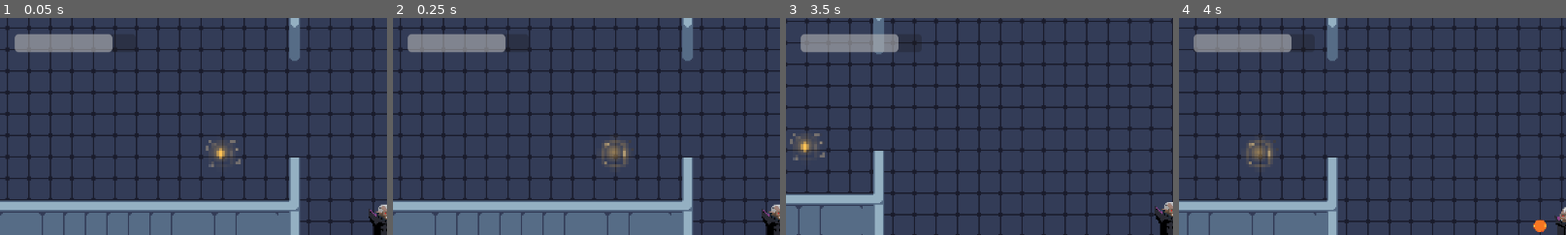
Above: before the commit, frames 1-4 (left to right).
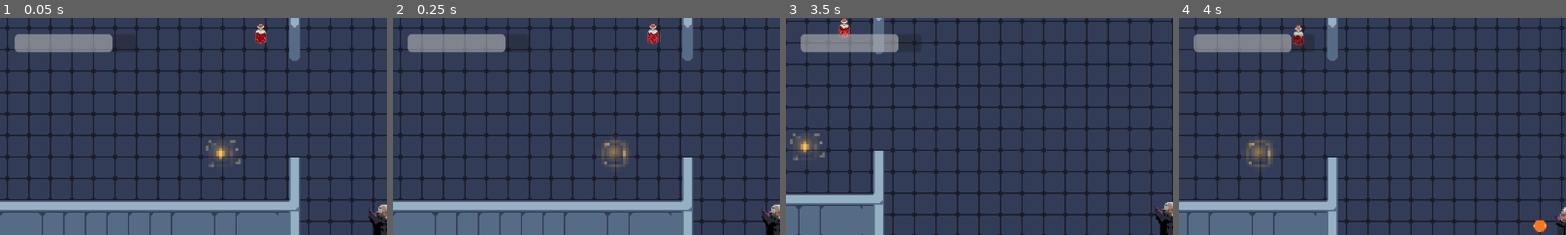
Above: after the commit, the same moments.

Repository: brianxiaodev/bloodmoon
Game: Godot game, scene res://scenes/blood_moon.tscn
Two runs of this game, one before a commit and one after it. Both use one fixed random seed, a clock stepped at 60 frames per second and the inputs below.
Inputs:
- Up to frame 1 (0.05 s): no input
- Up to frame 2 (0.25 s): no input
- Up to frame 3 (3.5 s): hold Right (ui_right) 0.53-1.28 s; hold Shift (dash) 0.53-1.28 s; hold Down (ui_down) 1.28-2.03 s; tap Space (shoot) at 1.35 s; hold Right (ui_right) 2.03-2.78 s; hold Z (stealth) 2.03-2.78 s; hold Up (ui_up) from 2.78 s (still down); tap Shift (dash) at 2.85 s
- Up to frame 4 (4 s): release Up (ui_up) at 3.53 s; hold Left (ui_left) from 3.53 s (still down); hold Space (shoot) from 3.53 s (still down)
The pictures show only the part of the screen within x 0-50%, y 0-50%; the shares and areas given below are measured in that part.

The runs differ from the first frame. In frame 1, 0.2% of the frame differs, in the area x 65-69%, y 2-13%; in frame 2, 0.2%, in the area x 65-70%, y 2-13%; in frame 3, 0.2%; in frame 4, 0.2%.

Commit message:
add health potion

Diff:
--- a/scenes/blood_moon.tscn
+++ b/scenes/blood_moon.tscn
@@ -11,6 +11,7 @@
 [ext_resource type="PackedScene" uid="uid://q5jk6nid3ipf" path="res://scenes/health.tscn" id="9_punxx"]
 [ext_resource type="PackedScene" uid="uid://dfyumq44xaxsu" path="res://scenes/ui.tscn" id="10_xv8qn"]
 [ext_resource type="Script" uid="uid://cddyqtwwyroqx" path="res://scripts/ui.gd" id="11_h4ocb"]
+[ext_resource type="PackedScene" uid="uid://cgrps2fgm3jxq" path="res://scenes/healthpotion.tscn" id="12_87vbj"]
 
 [node name="Blood Moon" type="Node2D"]
 script = ExtResource("1_3kn01")
@@ -42,3 +43,6 @@
 
 [node name="UI" parent="." instance=ExtResource("10_xv8qn")]
 script = ExtResource("11_h4ocb")
+
+[node name="Healthpotion" parent="." instance=ExtResource("12_87vbj")]
+position = Vector2(-97, -131)
--- /dev/null
+++ b/scenes/healthpotion.tscn
@@ -0,0 +1,173 @@
+[gd_scene load_steps=25 format=3 uid="uid://cgrps2fgm3jxq"]
+
+[ext_resource type="Texture2D" uid="uid://dusu18ev17riu" path="res://assets/health-potion/RedPotion(01).png" id="1_efwb6"]
+[ext_resource type="Script" uid="uid://ou6wig8galdj" path="res://scripts/healthpotion.gd" id="1_tlngx"]
+
+[sub_resource type="AtlasTexture" id="AtlasTexture_tlngx"]
+atlas = ExtResource("1_efwb6")
+region = Rect2(0, 0, 20, 35)
+
+[sub_resource type="AtlasTexture" id="AtlasTexture_hpeee"]
+atlas = ExtResource("1_efwb6")
+region = Rect2(20, 0, 20, 35)
+
+[sub_resource type="AtlasTexture" id="AtlasTexture_uwcns"]
+atlas = ExtResource("1_efwb6")
+region = Rect2(40, 0, 20, 35)
+
+[sub_resource type="AtlasTexture" id="AtlasTexture_50l1e"]
+atlas = ExtResource("1_efwb6")
+region = Rect2(60, 0, 20, 35)
+
+[sub_resource type="AtlasTexture" id="AtlasTexture_62h5i"]
+atlas = ExtResource("1_efwb6")
+region = Rect2(80, 0, 20, 35)
+
+[sub_resource type="AtlasTexture" id="AtlasTexture_a5tif"]
+atlas = ExtResource("1_efwb6")
+region = Rect2(0, 35, 20, 35)
+
+[sub_resource type="AtlasTexture" id="AtlasTexture_4xckj"]
+atlas = ExtResource("1_efwb6")
+region = Rect2(20, 35, 20, 35)
+
+[sub_resource type="AtlasTexture" id="AtlasTexture_hott8"]
+atlas = ExtResource("1_efwb6")
+region = Rect2(40, 35, 20, 35)
+
+[sub_resource type="AtlasTexture" id="AtlasTexture_od7cg"]
+atlas = ExtResource("1_efwb6")
+region = Rect2(60, 35, 20, 35)
+
+[sub_resource type="AtlasTexture" id="AtlasTexture_07jkq"]
+atlas = ExtResource("1_efwb6")
+region = Rect2(80, 35, 20, 35)
+
+[sub_resource type="AtlasTexture" id="AtlasTexture_f5s32"]
+atlas = ExtResource("1_efwb6")
+region = Rect2(0, 70, 20, 35)
+
+[sub_resource type="AtlasTexture" id="AtlasTexture_32v78"]
+atlas = ExtResource("1_efwb6")
+region = Rect2(20, 70, 20, 35)
+
+[sub_resource type="AtlasTexture" id="AtlasTexture_mdkx6"]
+atlas = ExtResource("1_efwb6")
+region = Rect2(40, 70, 20, 35)
+
+[sub_resource type="AtlasTexture" id="AtlasTexture_qgn0i"]
+atlas = ExtResource("1_efwb6")
+region = Rect2(60, 70, 20, 35)
+
+[sub_resource type="AtlasTexture" id="AtlasTexture_xvst0"]
+atlas = ExtResource("1_efwb6")
+region = Rect2(80, 70, 20, 35)
+
+[sub_resource type="AtlasTexture" id="AtlasTexture_bnq86"]
+atlas = ExtResource("1_efwb6")
+region = Rect2(0, 105, 20, 35)
+
+[sub_resource type="AtlasTexture" id="AtlasTexture_5mik1"]
+atlas = ExtResource("1_efwb6")
+region = Rect2(20, 105, 20, 35)
+
+[sub_resource type="AtlasTexture" id="AtlasTexture_6tb10"]
+atlas = ExtResource("1_efwb6")
+region = Rect2(40, 105, 20, 35)
+
+[sub_resource type="AtlasTexture" id="AtlasTexture_4f4h3"]
+atlas = ExtResource("1_efwb6")
+region = Rect2(60, 105, 20, 35)
+
+[sub_resource type="AtlasTexture" id="AtlasTexture_xr4cs"]
+atlas = ExtResource("1_efwb6")
+region = Rect2(80, 105, 20, 35)
+
+[sub_resource type="SpriteFrames" id="SpriteFrames_mj5ym"]
+animations = [{
+"frames": [{
+"duration": 1.0,
+"texture": SubResource("AtlasTexture_tlngx")
+}, {
+"duration": 1.0,
+"texture": SubResource("AtlasTexture_hpeee")
+}, {
+"duration": 1.0,
+"texture": SubResource("AtlasTexture_uwcns")
+}, {
+"duration": 1.0,
+"texture": SubResource("AtlasTexture_50l1e")
+}, {
+"duration": 1.0,
+"texture": SubResource("AtlasTexture_62h5i")
+}, {
+"duration": 1.0,
+"texture": SubResource("AtlasTexture_a5tif")
+}, {
+"duration": 1.0,
+"texture": SubResource("AtlasTexture_4xckj")
+}, {
+"duration": 1.0,
+"texture": SubResource("AtlasTexture_hott8")
+}, {
+"duration": 1.0,
+"texture": SubResource("AtlasTexture_od7cg")
+}, {
+"duration": 1.0,
+"texture": SubResource("AtlasTexture_07jkq")
+}, {
+"duration": 1.0,
+"texture": SubResource("AtlasTexture_f5s32")
+}, {
+"duration": 1.0,
+"texture": SubResource("AtlasTexture_32v78")
+}, {
+"duration": 1.0,
+"texture": SubResource("AtlasTexture_mdkx6")
+}, {
+"duration": 1.0,
+"texture": SubResource("AtlasTexture_qgn0i")
+}, {
+"duration": 1.0,
+"texture": SubResource("AtlasTexture_xvst0")
+}, {
+"duration": 1.0,
+"texture": SubResource("AtlasTexture_bnq86")
+}, {
+"duration": 1.0,
+"texture": SubResource("AtlasTexture_5mik1")
+}, {
+"duration": 1.0,
+"texture": SubResource("AtlasTexture_6tb10")
+}, {
+"duration": 1.0,
+"texture": SubResource("AtlasTexture_4f4h3")
+}, {
+"duration": 1.0,
+"texture": SubResource("AtlasTexture_xr4cs")
+}],
+"loop": true,
+"name": &"default",
+"speed": 5.0
+}]
+
+[sub_resource type="RectangleShape2D" id="RectangleShape2D_4byd7"]
+size = Vector2(9, 16)
+
+[node name="Healthpotion" type="Area2D"]
+collision_layer = 17
+collision_mask = 3
+script = ExtResource("1_tlngx")
+
+[node name="AnimatedSprite2D" type="AnimatedSprite2D" parent="."]
+light_mask = 17
+visibility_layer = 3
+scale = Vector2(0.5, 0.5)
+sprite_frames = SubResource("SpriteFrames_mj5ym")
+autoplay = "default"
+
+[node name="CollisionShape2D" type="CollisionShape2D" parent="."]
+position = Vector2(-0.5, -1)
+shape = SubResource("RectangleShape2D_4byd7")
+
+[connection signal="body_entered" from="." to="." method="_on_body_entered"]
--- a/scenes/item.tscn
+++ b/scenes/item.tscn
@@ -42,6 +42,7 @@
 radius = 14.0357
 
 [node name="Item" type="Area2D"]
+light_mask = 17
 script = ExtResource("1_s8enn")
 
 [node name="AnimatedSprite2D" type="AnimatedSprite2D" parent="."]
--- a/scenes/vampire.tscn
+++ b/scenes/vampire.tscn
@@ -176,6 +176,7 @@
 [node name="Vampire" type="CharacterBody2D"]
 top_level = true
 light_mask = 2
+collision_layer = 3
 collision_mask = 8
 motion_mode = 1
 script = ExtResource("1_1ap6k")
@@ -183,6 +184,7 @@
 Bats = ExtResource("3_kcw61")
 
 [node name="AnimatedSprite2D" type="AnimatedSprite2D" parent="."]
+visibility_layer = 17
 position = Vector2(0, -17)
 sprite_frames = SubResource("SpriteFrames_fiyks")
 animation = &"attack"
--- /dev/null
+++ b/scripts/healthpotion.gd
@@ -0,0 +1,10 @@
+extends Area2D
+
+@export var heal_amount: int = 10
+
+func _ready() -> void:
+	$AnimatedSprite2D.play()
+
+func _on_body_entered(body: Node2D) -> void:
+	body.heal(heal_amount)
+	queue_free()
--- a/scripts/main.gd
+++ b/scripts/main.gd
@@ -10,5 +10,3 @@
 	player.connect("player_fired_bullet", Callable(bullet_manager, "handle_bullet_spawned"))
 
 	var success = health_node.health_changed.connect(health_ui.update_health)
-	print("Signal connected? ", success)
-	health_ui.update_health(health_node.health)		# initialize healthbar
--- a/scripts/vampire.gd
+++ b/scripts/vampire.gd
@@ -175,6 +175,14 @@
 func die():
 	print("Vampire down.")
 
+func heal(amount: int) -> void:
+	if (health_stat.health < 100 and health_stat.health > 100-amount):
+		health_stat.health = 100
+		print("Healed! Current health:", health_stat.health)
+	elif(health_stat.health < 100):
+		health_stat.health += amount
+		print("Healed! Current health:", health_stat.health)
+
 #func boost():
 #	$BoostTimer.start()
 #	speed = BOOST_SPEED
Not shown: 1 places in scenes/blood_moon.tscn that only renumber resources
Not shown, added: scripts/healthpotion.gd.uid
